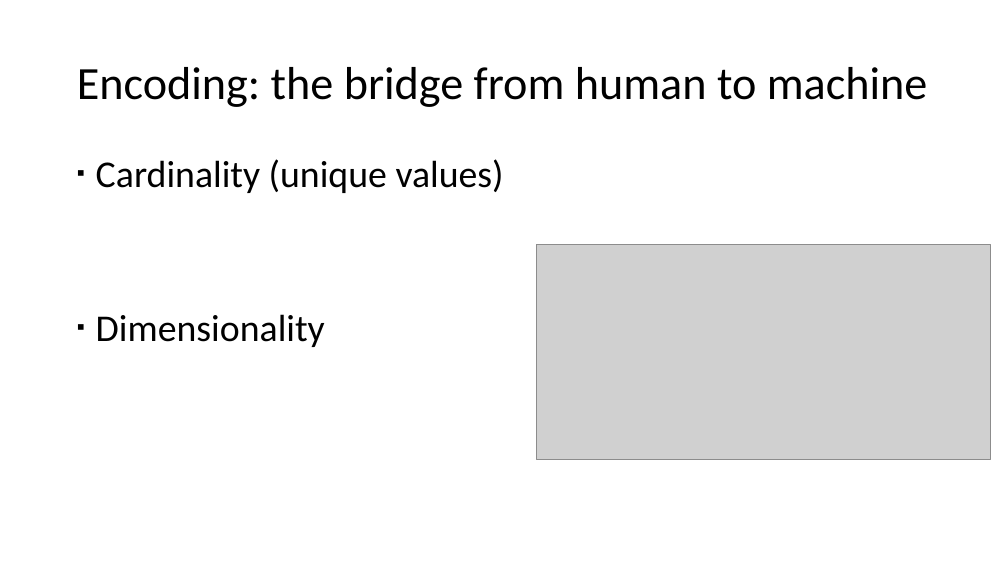
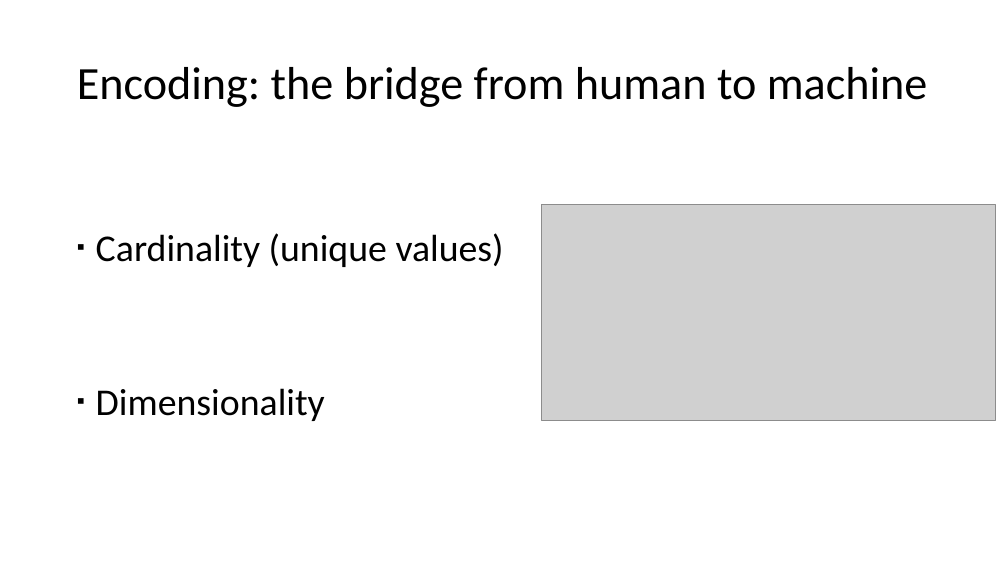
Before and after one commit to andy-j-block/census_income_predictions, a slide deck: slide 9 of slide_deck.pptx. Drawn at 1008x567 pixels with LibreOffice and Linux fonts; fonts in the diff are those of the drawing; grey boxes stand for pictures. Boxes give left, top, right and bottom in pixels: in the first picture for what was removed or moved away, otherwise in the second. Text is boxed around its words. In the diff, an @@ line names an element or a change of style, - is before the commit and + after.

```diff
--- a/slide_deck.pptx
+++ b/slide_deck.pptx
@@ text "Cardinality (unique values)": place and size @@
-text "Cardinality (unique values)" at (96, 159, 504, 347)
+text "Cardinality (unique values)" at (96, 233, 504, 421)
@@ picture: place and size @@
-picture at (537, 244, 991, 460)
+picture at (541, 205, 995, 420)
```
Also in this commit, not shown: 3 other slides changed, 2 slides added, 1 slide removed.
